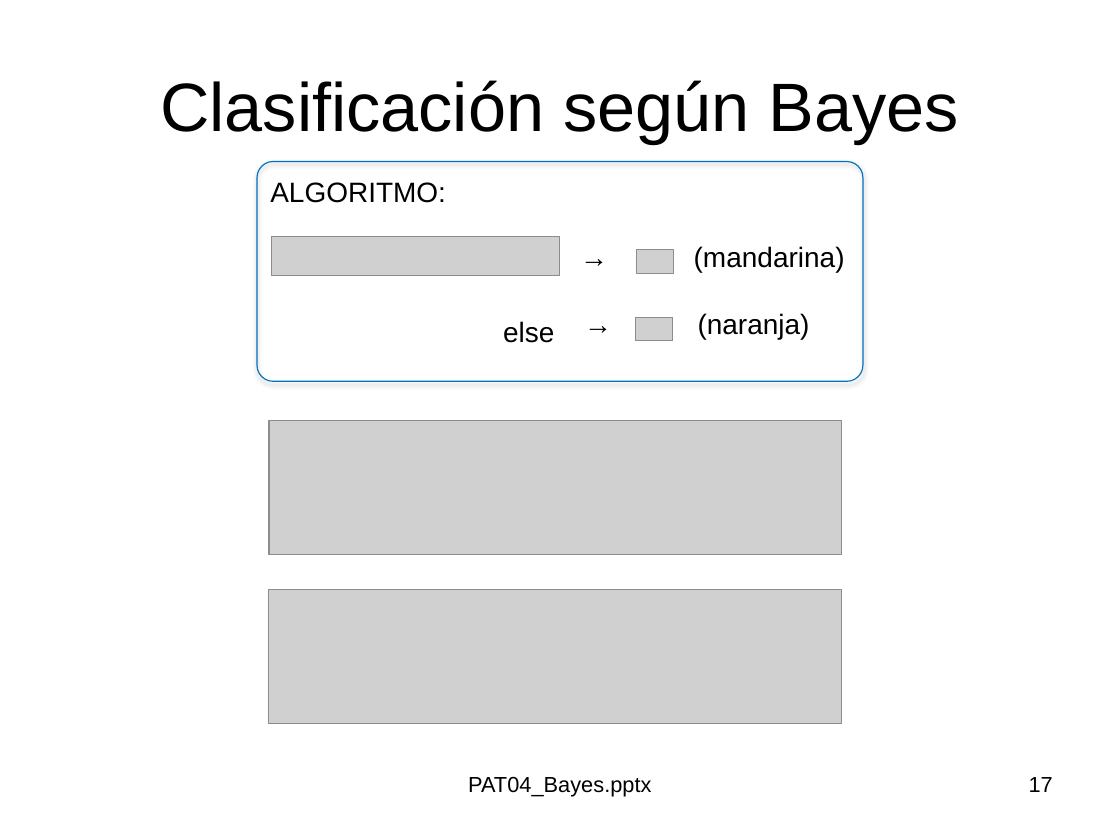
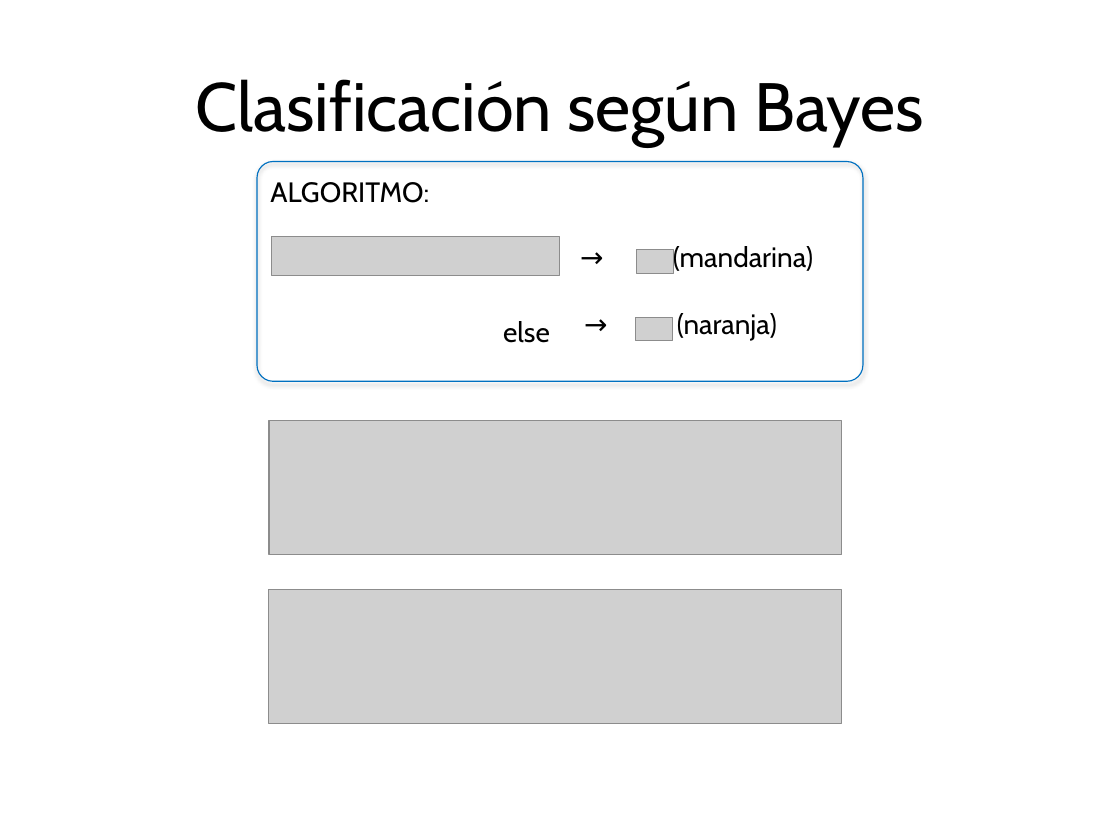
Before and after one commit to domingomery/patrones, a slide deck: slide 17 of clases/Cap04_Clasificacion/presentations/PAT04_Bayes.pptx. Drawn at 1120x840 pixels with LibreOffice and Linux fonts; fonts in the diff are those of the drawing; grey boxes stand for pictures. Boxes give left, top, right and bottom in pixels: in the first picture for what was removed or moved away, otherwise in the second. Text is boxed around its words. In the diff, an @@ line names an element or a change of style, - is before the commit and + after.

```diff
--- a/clases/Cap04_Clasificacion/presentations/PAT04_Bayes.pptx
+++ b/clases/Cap04_Clasificacion/presentations/PAT04_Bayes.pptx
@@ font Arial to Cabin in 5 elements at [195,79,924,146], [503,321,550,343], [673,246,813,273], [677,313,777,341], [270,182,429,203] @@
@@ text removed at [468,776,651,797] @@
-PAT04_Bayes.pptx
@@ page number removed at [1029,777,1053,792] @@
-17
```
Also in this commit, not shown: 32 other slides changed, 13 slides added, 13 other files.
